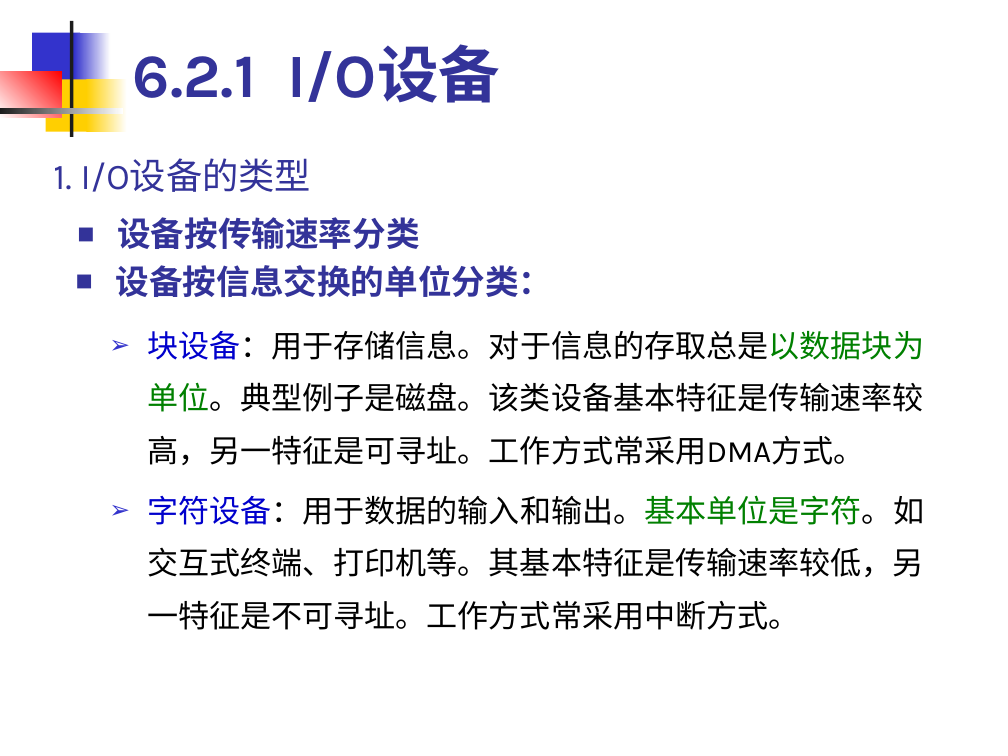
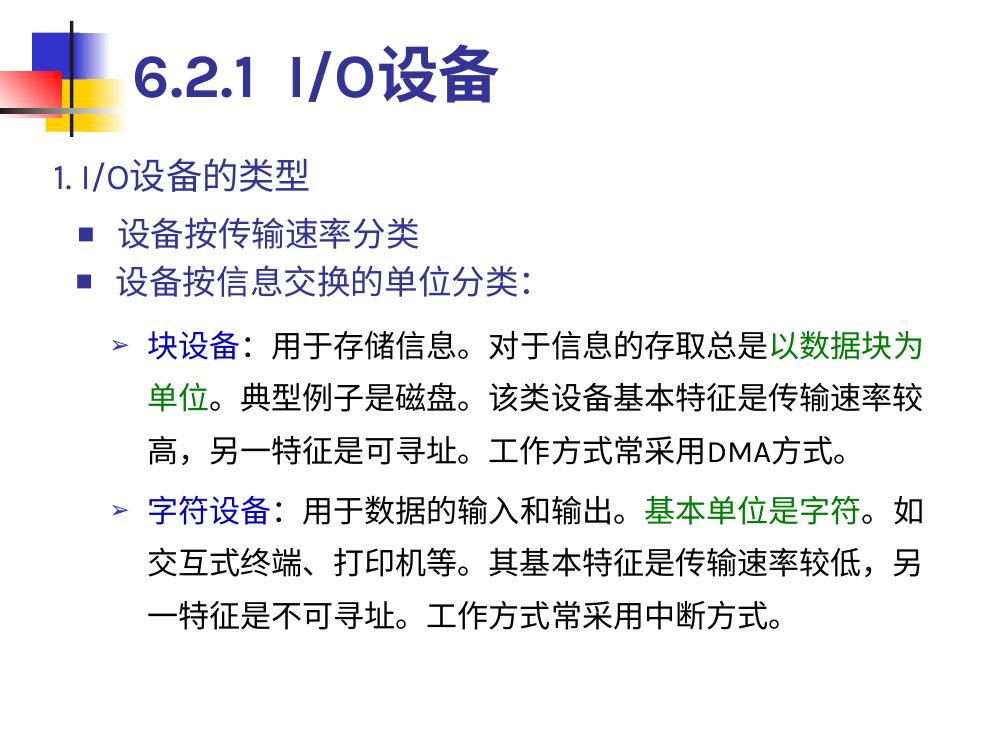
Before and after one commit to edu2act/course-OS, a slide deck: slide 10 of materials/slides/OS_Chap 6.ppt. Drawn at 1008x756 pixels with LibreOffice and Linux fonts; fonts in the diff are those of the drawing. Boxes give left, top, right and bottom in pixels: in the first picture for what was removed or moved away, otherwise in the second. Text is boxed around its words. In the diff, an @@ line names an element or a change of style, - is before the commit and + after.

```diff
--- a/materials/slides/OS_Chap 6.ppt
+++ b/materials/slides/OS_Chap 6.ppt
@@ text "设备按传输速率分类" at (117,217,419,249): bold off @@
@@ text "设备按信息交换的单位分类：" at (116,265,553,297): bold off @@
```
Also in this commit, not shown: 12 other slides changed, 1 other file.
